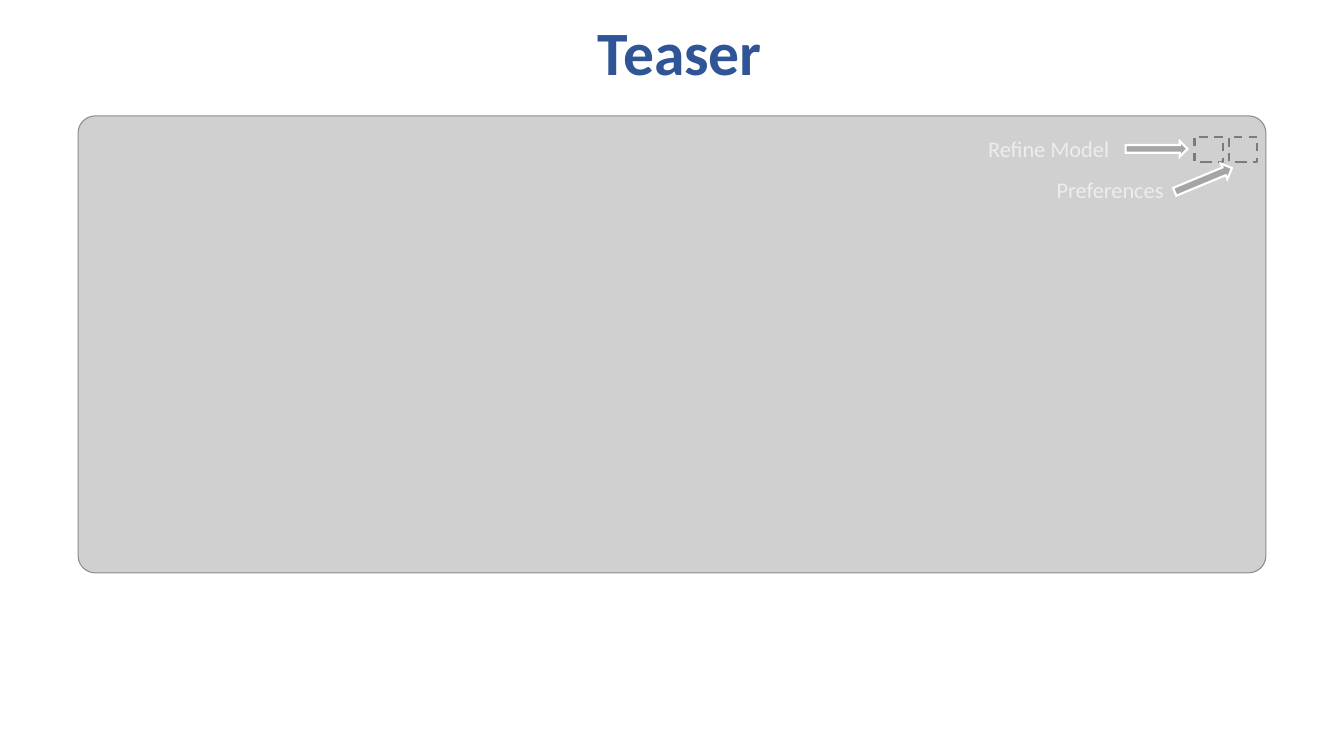
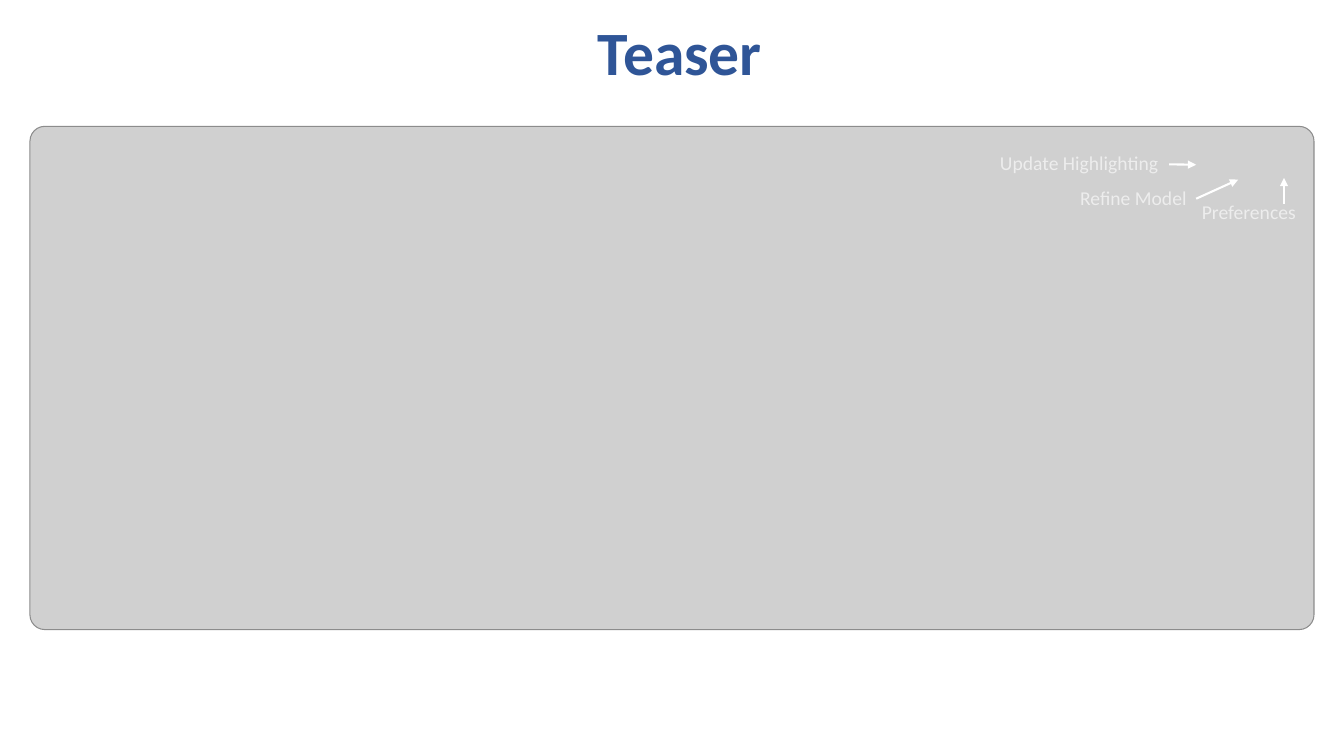
Before and after one commit to bhavyaghai/Fluent, a slide deck: slide 3 of pic/pictures.pptx. Drawn at 1344x756 pixels with LibreOffice and Linux fonts; fonts in the diff are those of the drawing; grey boxes stand for pictures. Boxes give left, top, right and bottom in pixels: in the first picture for what was removed or moved away, otherwise in the second. Text is boxed around its words. In the diff, an @@ line names an element or a change of style, - is before the commit and + after.

```diff
--- a/pic/pictures.pptx
+++ b/pic/pictures.pptx
@@ picture: place and size @@
-picture at <box>78,116,1266,573</box>
+picture at <box>30,126,1315,629</box>
@@ group removed at <box>1126,137,1257,200</box>: 2 right arrows, 2 rectangles @@
@@ group added at <box>1170,164,1296,204</box>: 3 arrows, 1 text @@
+Preferences
```
Also in this commit, not shown: 3 other slides changed, 3 slides added, 2 slides removed, 36 other files.
